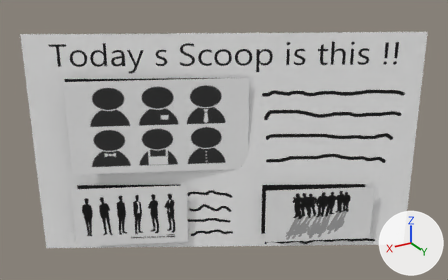
One commit to the FBX model Game/Assets/modelData/news.FBX: the scene before it, then after it.
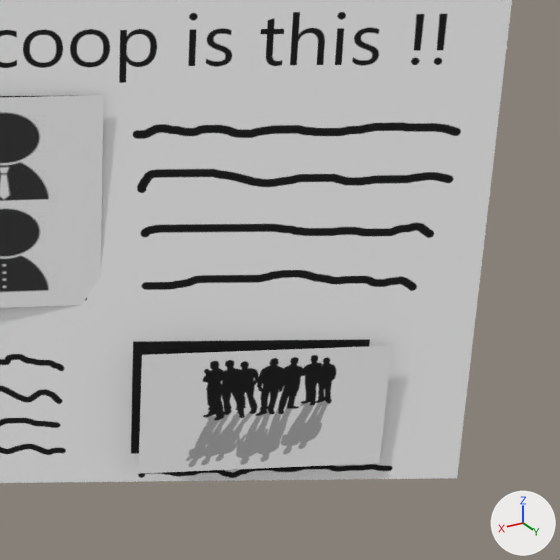
There are two pictures of each version: one whole from a camera (50 mm lens) standing at (8.39, 14.18, 4.3) and looking at (6.17, 10.49, 2.46), one close up on the part from 46% to 100% of the width and 13% to 100% of the height. Arrows for +X, +Y and +Z are at lower right; the lights stay in place. Where no turn or scale is listed for an object, it has been applied to the vertices.
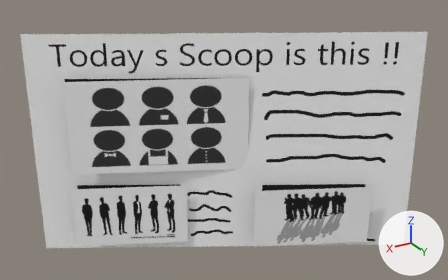
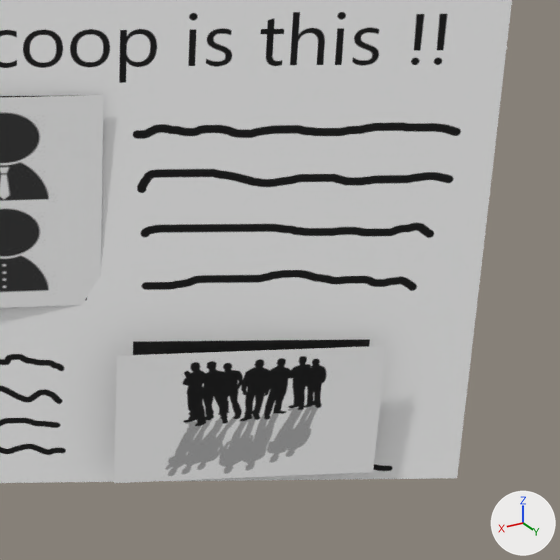
Changed parts and their boxes (x1, y1, x2, y2) in the close-ups (560 x 560 px):
'Plane003', surface changed, recoloured, moved, rescaled (7% wider, 7% taller): before (138, 346, 392, 474); after (114, 346, 386, 483)

The change, as a diff of the scene's bpy script:
```diff
--- a/Game/Assets/modelData/news.FBX.py
+++ b/Game/Assets/modelData/news.FBX.py
@@ mat_03___default @@
 mat_03___default = principled_material('03 - Default')
-mat_03___default.texture = img_kabe_jpg
+mat_03___default.texture = img_kizi3_jpg
 mat_03___default.roughness = 0.859
@@ mat_03___back @@
+mat_03___back = principled_material('03 - Back')
+mat_03___back.texture = img_kabe_jpg
+mat_03___back.roughness = 0.859
@@ mat_01___back @@
+mat_01___back = principled_material('01 - Back')
+mat_01___back.texture = img_news_png
+mat_01___back.roughness = 0.859
@@ me_mesh @@
 me_mesh.from_pydata(...)  # 8 vertices, 6 faces; spans x -1.25..1.25, y -0.75..0.75, z -0.86..0.86
-me_mesh.materials.append(mat_01___default)  # picture img_news_png
-me_mesh.materials.append(mat_03___default)  # picture img_kabe_jpg
+me_mesh.materials.append(mat_01___back)  # picture img_news_png
+me_mesh.materials.append(mat_03___back)  # picture img_kabe_jpg
@@ me_mesh_003 @@
 me_mesh_003.from_pydata(...)  # 25 vertices, 16 faces; spans x -159.0..159.0, y -85.0..85.0, z 0.0
-me_mesh_003.materials.append(mat_03___default_001)  # picture img_kizi3_jpg
+me_mesh_003.materials.append(mat_03___default)  # picture img_kizi3_jpg
@@ ob_plane003 @@
 ob_plane003 = bpy.data.objects.new('Plane003', me_mesh_003)
-ob_plane003.location = (5.587, 10.947, 1.863)
+ob_plane003.location = (5.652, 10.947, 1.863)
 ob_plane003.rotation_euler = (1.571, 0.0, 2.679)  # degrees (90, 0, 153)
-ob_plane003.scale = (0.00265, 0.0027, 0.00249)
+ob_plane003.scale = (0.00283, 0.00288, 0.00266)
```
